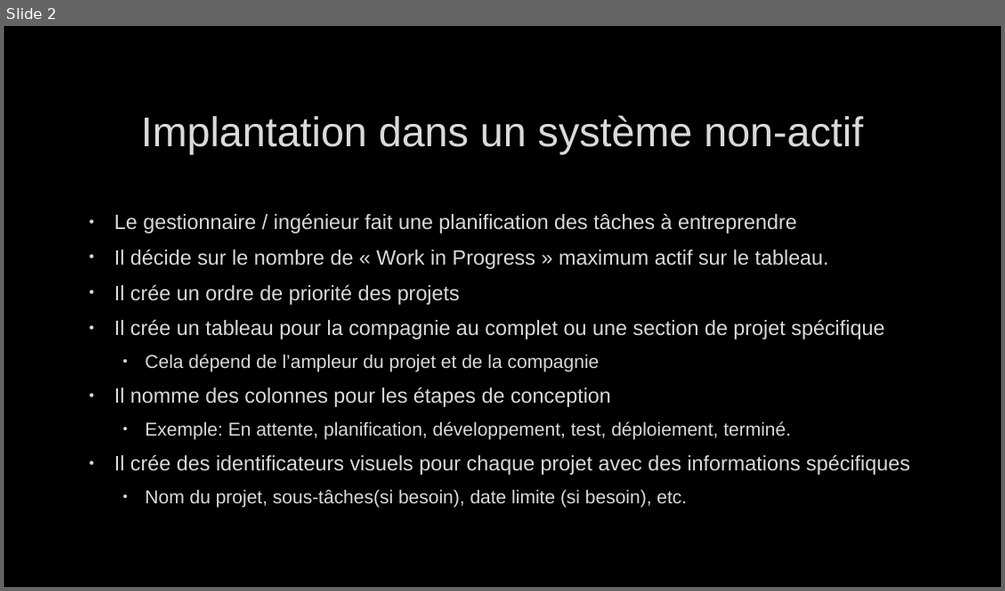
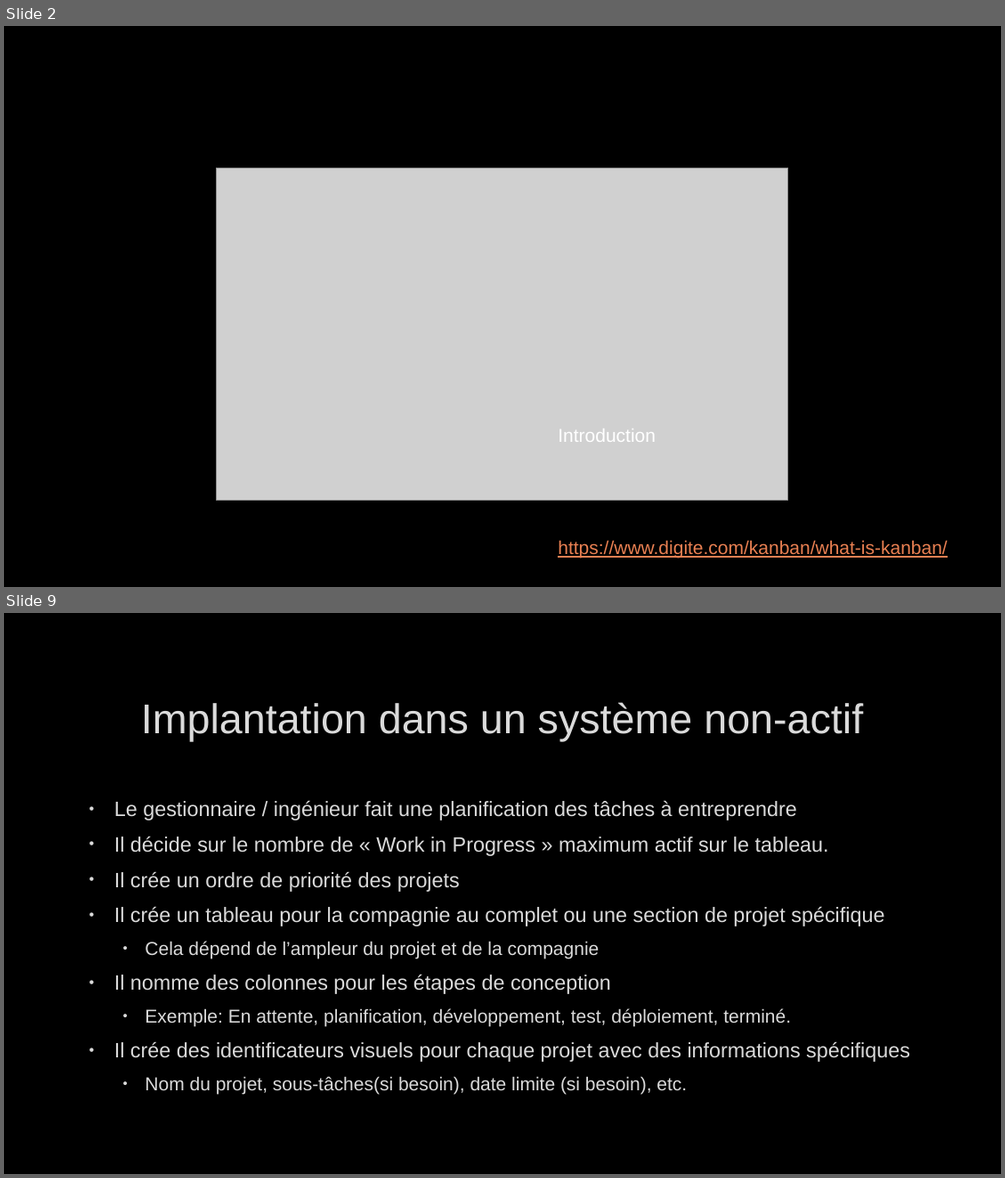
Before and after one commit to joyaAmora/Analyse_relationnelle, a slide deck: PP-DAVE.pptx. Shown one above the other, each under a label of ours: slide 2 before the commit, slides 2 and 9 after it; the slides between them are not shown. The pictures are 1005x591 and 1005x1178 pixels, drawn with LibreOffice and Linux fonts; fonts in the diff are those of the drawing; grey boxes stand for pictures; background and template pictures are left out. Boxes give left, top, right and bottom in pixels: in the first picture for what was removed or moved away, otherwise in the second. Text is boxed around its words. In the diff, an @@ line names an element or a change of style, - is before the commit and + after.

```diff
--- a/PP-DAVE.pptx
+++ b/PP-DAVE.pptx
@@ slide 2 added at <box>4,26,1001,587</box>, background picture (left out) @@
@@ picture added at <box>217,168,788,499</box> @@
@@ text added at <box>558,428,947,558</box>, 18 pt, text #E98052, underline @@
+Introduction
+https://www.digite.com/kanban/what-is-kanban/
@@ what was slide 2 is now slide 9 @@
```
Also in this commit, not shown: 6 other slides added.
